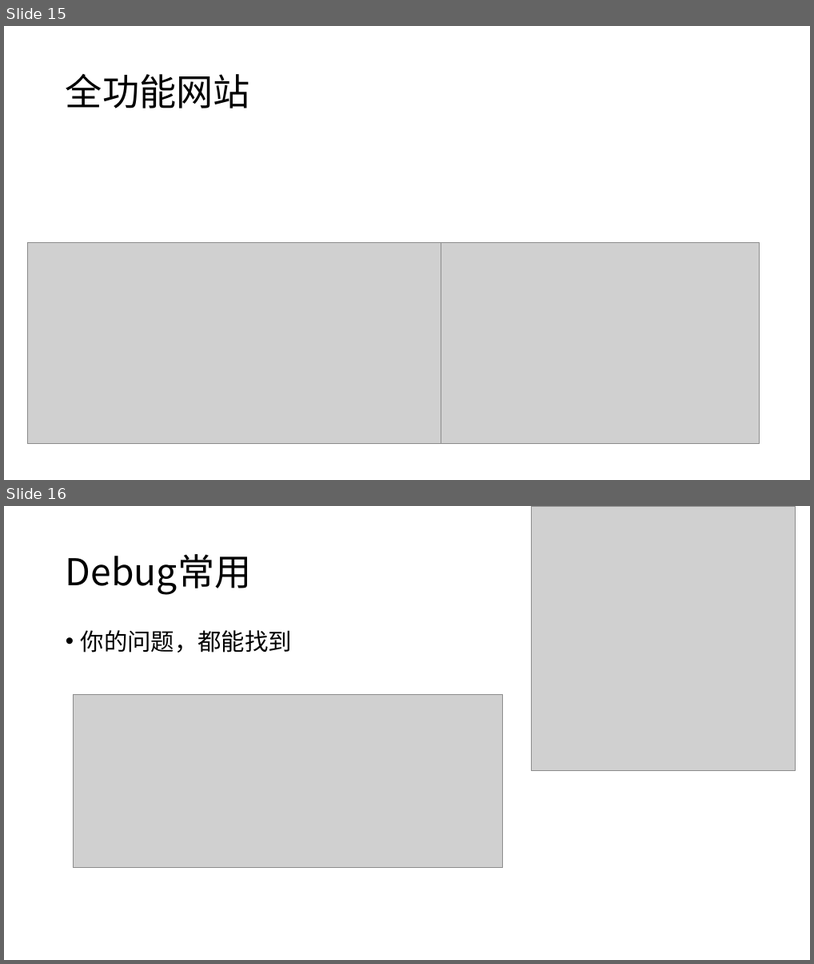
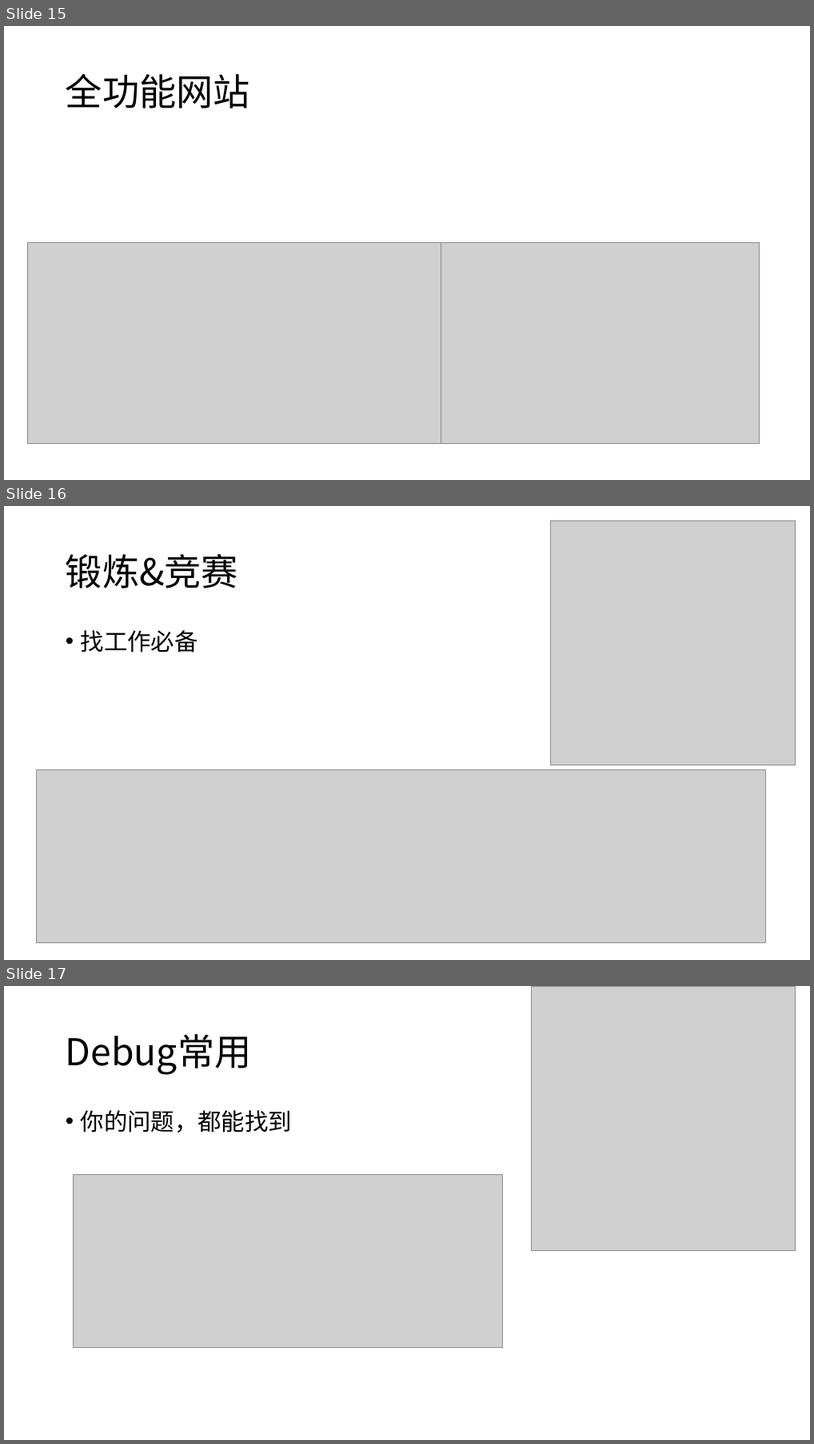
Before and after one commit to Brook1711/coder_startup, a slide deck: 交流会.pptx. Shown one above the other, each under a label of ours: slides 15 and 16 before the commit, slides 15, 16 and 17 after it. The pictures are 814x964 and 814x1444 pixels, drawn with LibreOffice and Linux fonts; fonts in the diff are those of the drawing; grey boxes stand for pictures. Boxes give left, top, right and bottom in pixels: in the first picture for what was removed or moved away, otherwise in the second. Text is boxed around its words. In the diff, an @@ line names an element or a change of style, - is before the commit and + after.

```diff
--- a/交流会.pptx
+++ b/交流会.pptx
@@ slide 16 added at [4, 506, 810, 960], background #FFFFFF @@
@@ picture added at [551, 520, 796, 765] @@
@@ title added at [66, 554, 238, 588], 44 pt, text #000000 @@
+锻炼&竞赛
@@ text added at [81, 630, 198, 652], 28 pt, text #000000 @@
+• 找工作必备
@@ picture added at [36, 770, 766, 942] @@
@@ what was slide 16 is now slide 17 @@
```
Also in this commit, not shown: 1 other slide added, 3 other files.
